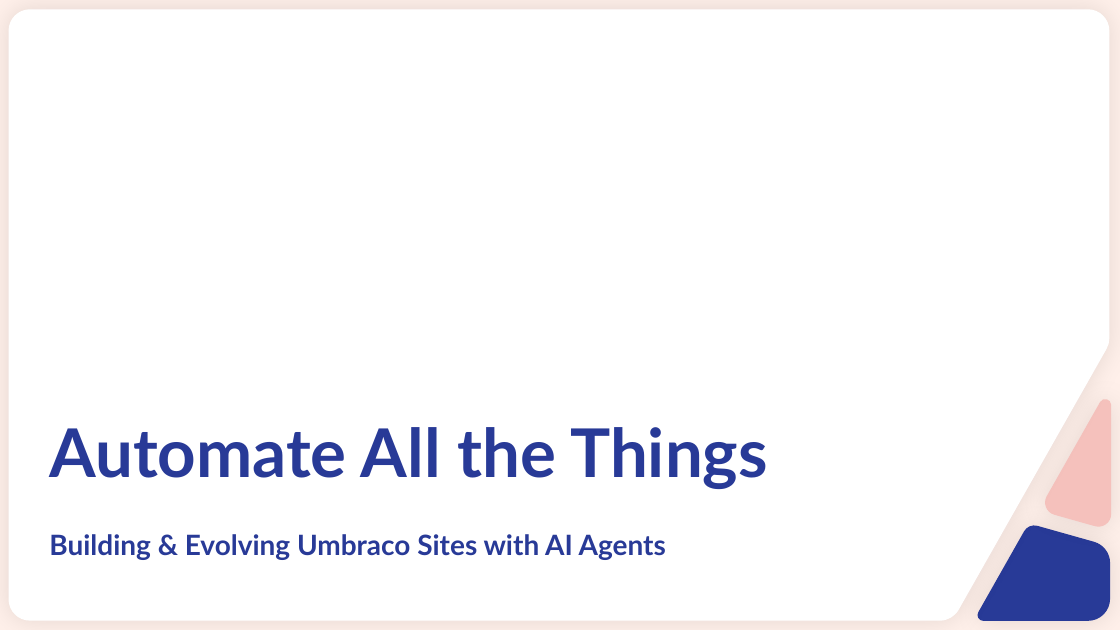
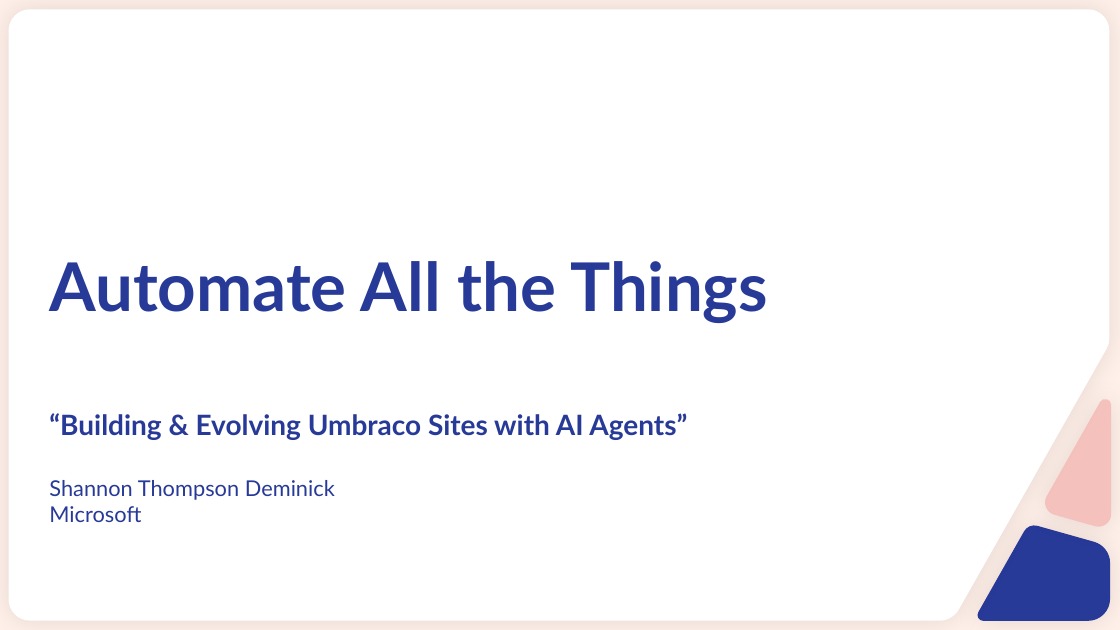
Before and after one commit to Shazwazza/UmbracoAI, a slide deck: slide 1 of Umbraco Codegarden 2026 Slides Template.pptx. Drawn at 1120x630 pixels with LibreOffice and Linux fonts; fonts in the diff are those of the drawing; background and template pictures are left out. Boxes give left, top, right and bottom in pixels: in the first picture for what was removed or moved away, otherwise in the second. Text is boxed around its words. In the diff, an @@ line names an element or a change of style, - is before the commit and + after.

```diff
--- a/Umbraco Codegarden 2026 Slides Template.pptx
+++ b/Umbraco Codegarden 2026 Slides Template.pptx
@@ title "Automate All the Things": place and size @@
-title "Automate All the Things" at [49,427,768,489]
+title "Automate All the Things" at [49,261,768,323]
@@ title at [49,413,687,522]: text changed @@
-Building & Evolving Umbraco Sites with AI Agents
+“Building & Evolving Umbraco Sites with AI Agents”
+Shannon Thompson Deminick
+Microsoft
```
Also in this commit, not shown: 4 other slides changed, 23 slides added, 7 slides removed.
